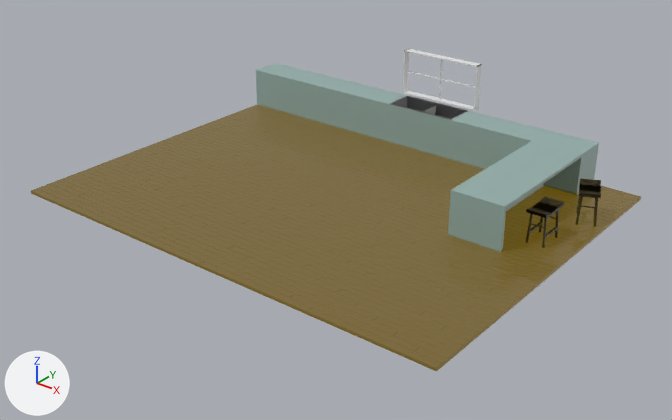
What one commit did to the glTF model public/objects/level.gltf.
Camera for both pictures: a 50 mm lens placed at (28.7, -35.6, 21.3), pointed at (0.9, -0.9, -0.3). Arrows for +X, +Y and +Z are at lower left; the lights stay in place. Where no turn or scale is listed for an object, it has been applied to the vertices. Vertices at the same position are counted once.

Names of what the first picture shows: 'counter', 'floor', 'stool_0', 'stool_1', 'window'.
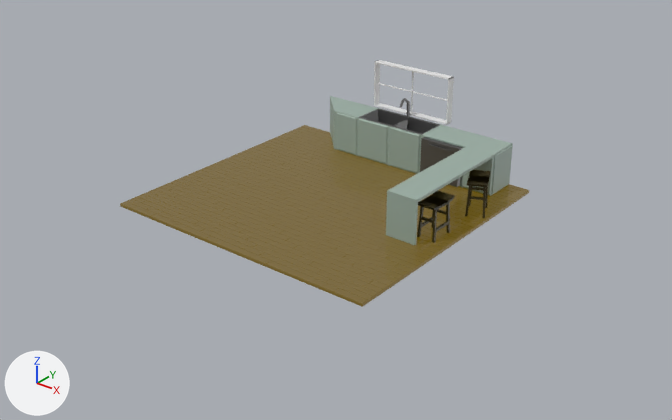
Where the change shows, as pixel boxes [x1, y1, x2, y2] in the pictures (672 x 420 px; the box of a moved part takes in the faces that stretch with it):
'floor', reshaped, moved, rescaled (33% narrower, 32% shorter)
    before: [31, 104, 641, 372]
    after: [120, 125, 530, 307]
'counter', reshaped, moved (47% narrower, 21% shorter)
    before: [256, 63, 599, 252]
    after: [330, 96, 513, 245]
'window', moved
    before: [403, 49, 482, 111]
    after: [374, 60, 454, 125]
'stool_0', moved
    before: [526, 196, 564, 248]
    after: [417, 191, 454, 243]
'stool_1', moved, turned
    before: [576, 178, 601, 227]
    after: [465, 170, 491, 218]
'dishWasher', added
    after: [420, 137, 462, 187]
part 1 of me_cube, deleted
    before: [31, 164, 641, 372]
part 2 of me_cube, added
    after: [120, 204, 362, 307]
part 3 of me_cube_002, added
    after: [400, 98, 410, 117]
part 4 of me_cube_002, moved or reshaped
    before: [256, 63, 599, 252]
    after: [330, 96, 513, 245]

Diff of the bpy script that builds the scene:
```diff
--- a/public/objects/level.gltf.py
+++ b/public/objects/level.gltf.py
@@ me_cube @@
 # used by ob_floor; location = (0.0, 0.0, 0.0); rotation_euler = (0.0, 0.0, 3.142), in degrees (0, 0, 180); scale = (13.1, 10.0, 0.072)
-me_cube.from_pydata(...)  # 3691 vertices, 7234 faces; spans x -1.0..1.0, y -1.0..1.0, z -1.0..1.4
+me_cube.from_pydata(...)  # 2777 vertices, 5430 faces; spans x -1.0..1.0, y -1.0..0.53, z -1.0..1.4
+# me_cube part 1: 916 vertices removed from x -1.0..1.0, y -0.96..1.0, z -1.0..1.4
+# me_cube part 2: 2 vertices added at x 1.0, y -1.0..0.53, z -1.0
 me_cube.materials.append(mat_floor)
@@ me_cube_002 @@
 # used by ob_counter; location = (0.0, 9.0, 1.31)
-me_cube_002.from_pydata(...)  # 64 vertices, 124 faces; spans x -13.1..10.4, y -9.2..1.0, z -1.2..1.2
+me_cube_002.from_pydata(...)  # 111 vertices, 210 faces; spans x -5.9..6.8, y -8.2..1.0, z -1.2..2.4
+# me_cube_002 part 3: a new loose piece of 20 vertices spanning x -0.1..0.1, y 0.1..1.0, z 1.2..2.4, in mat_sink (grey #7b7b7b)
+# me_cube_002 part 4: 2 vertices moved from x -6.6, y -1.0..1.0, z -1.2 to x -5.9..-2.3, y -1.0..1.0, z -1.2; 31 vertices removed from x -13.1..10.4, y -9.2..1.0, z -1.2..1.2; 58 vertices added at x -5.9..6.8, y -8.2..1.0, z -1.2..1.2
 me_cube_002.materials.append(mat_counter)
@@ me_cube_004 @@
+me_cube_004.from_pydata(...)  # 32 vertices, 66 faces; spans x 2.41..4.86, y -1.48..-1.0, z -1.13..1.13
+me_cube_004.materials.append(mat_sink)  # grey #7b7b7b
@@ ob_floor @@
 ob_floor = bpy.data.objects.new('floor', me_cube)
-ob_floor.location = (0.0, 0.0, 0.0)
+ob_floor.location = (0.0, -2.83, 0.0)
 ob_floor.rotation_euler = (0.0, 0.0, 3.142)  # degrees (0, 0, 180)
-ob_floor.scale = (13.1, 10.0, 0.072)
+ob_floor.scale = (8.03, 9.84, 0.072)
@@ ob_window @@
 ob_window = bpy.data.objects.new('window', me_cube_001)
-ob_window.location = (0.0, 10.24, 3.95)
+ob_window.location = (0.0, 7.23, 3.95)
 ob_window.rotation_euler = (0.0, -3.142, 0.0)  # degrees (0, -180, 0)
@@ ob_counter @@
 ob_counter = bpy.data.objects.new('counter', me_cube_002)
-ob_counter.location = (0.0, 9.0, 1.31)
+ob_counter.location = (0.0, 5.99, 1.31)
@@ ob_stool_0 @@
 ob_stool_0 = bpy.data.objects.new('stool_0', me_cube_005)
-ob_stool_0.location = (11.28, 2.15, 1.77)
+ob_stool_0.location = (6.86, -0.69, 1.77)
 ob_stool_0.rotation_euler = (0.0, 0.0, 3.142)  # degrees (0, 0, 180)
@@ ob_stool_1 @@
 ob_stool_1 = bpy.data.objects.new('stool_1', me_cube_006)
-ob_stool_1.location = (12.01, 5.56, 1.77)
-ob_stool_1.rotation_euler = (0.0, 0.0, -2.723)  # degrees (0, 0, -156)
+ob_stool_1.location = (7.16, 2.88, 1.77)
+ob_stool_1.rotation_euler = (0.0, 0.0, -2.705)  # degrees (0, 0, -155)
 ob_stool_1.scale = (-0.517, -0.391, -0.083)
@@ ob_dishwasher @@
+ob_dishwasher = bpy.data.objects.new('dishWasher', me_cube_004)
+ob_dishwasher.location = (0.0, 5.99, 1.31)
```
